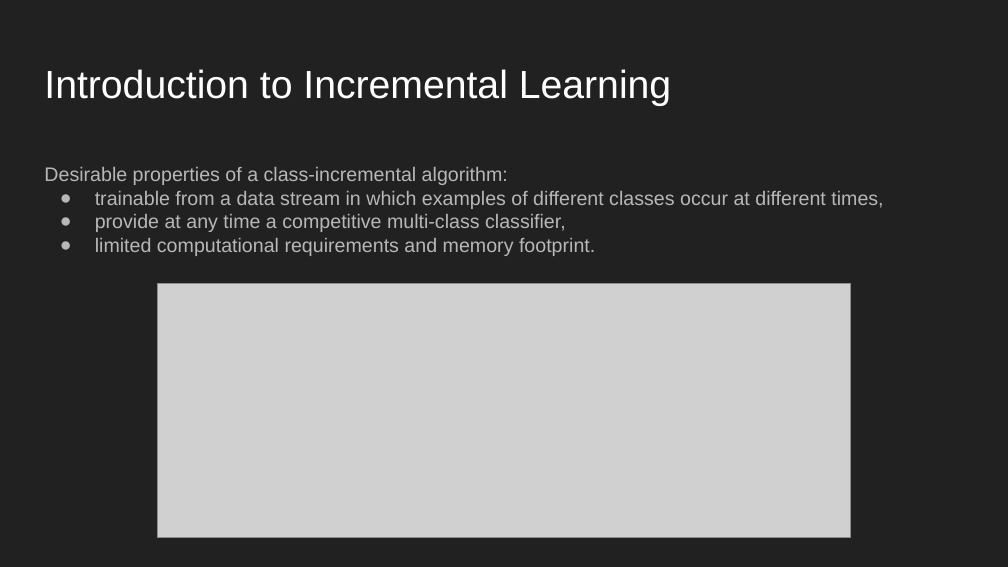
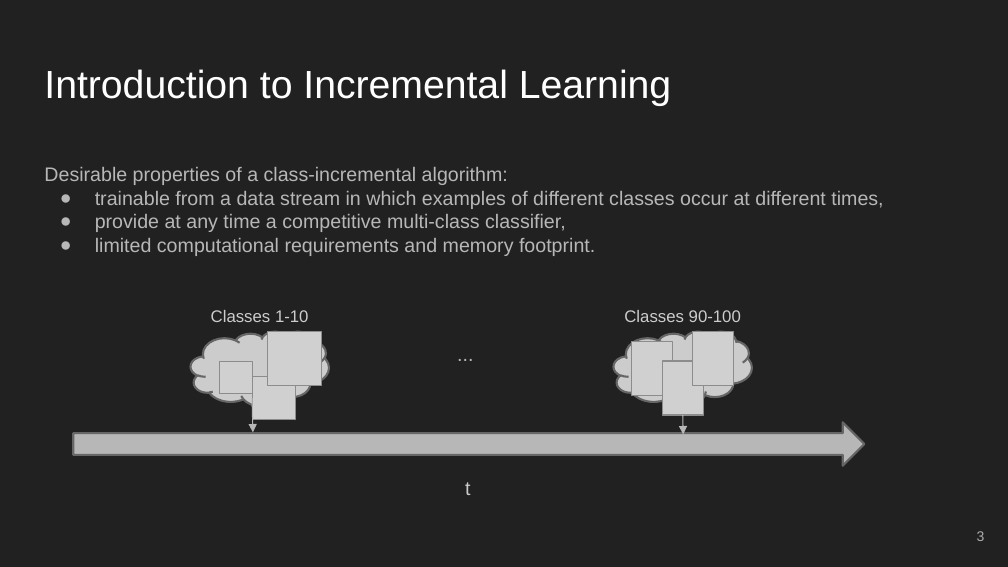
Before and after one commit to danielegenta/Progetto-MLDL, a slide deck: slide 3 of Report/Slides/MLDL_slides.pptx. Drawn at 1008x567 pixels with LibreOffice and Linux fonts; fonts in the diff are those of the drawing; grey boxes stand for pictures. Boxes give left, top, right and bottom in pixels: in the first picture for what was removed or moved away, otherwise in the second. Text is boxed around its words. In the diff, an @@ line names an element or a change of style, - is before the commit and + after.

```diff
--- a/Report/Slides/MLDL_slides.pptx
+++ b/Report/Slides/MLDL_slides.pptx
@@ picture removed at (157,283,850,537) @@
@@ text added at (211,310,309,322), 12 pt, text #CCCCCC @@
+Classes 1-10
@@ text added at (624,310,741,322), 12 pt, text #CCCCCC @@
+Classes 90-100
@@ cloud added at (191,332,329,406), fill #CCCCCC, outline #666666 1.5 pt @@
@@ picture added at (267,332,322,386) @@
@@ text added at (448,332,561,406), 14 pt, text #B7B7B7 @@
+...
@@ cloud added at (614,332,752,406), fill #CCCCCC, outline #666666 1.5 pt @@
@@ picture added at (631,342,672,396) @@
@@ picture added at (692,332,734,386) @@
@@ picture added at (220,361,252,393) @@
@@ picture added at (252,377,295,420) @@
@@ picture added at (662,361,704,415) @@
@@ arrow added from (252, 398) to (253, 432), #B7B7B7 0.75 pt @@
@@ arrow added from (682, 415) to (683, 434), #B7B7B7 0.75 pt @@
@@ right arrow added at (74,422,865,466), fill #B7B7B7, outline #666666 1.5 pt @@
@@ text added at (465,482,470,495), 14 pt, text #CCCCCC @@
+t
@@ page number added at (977,531,985,541), 10 pt, text #ADADAD @@
+3
```
Also in this commit, not shown: 33 other slides changed, 1 slide added, 1 slide removed.
